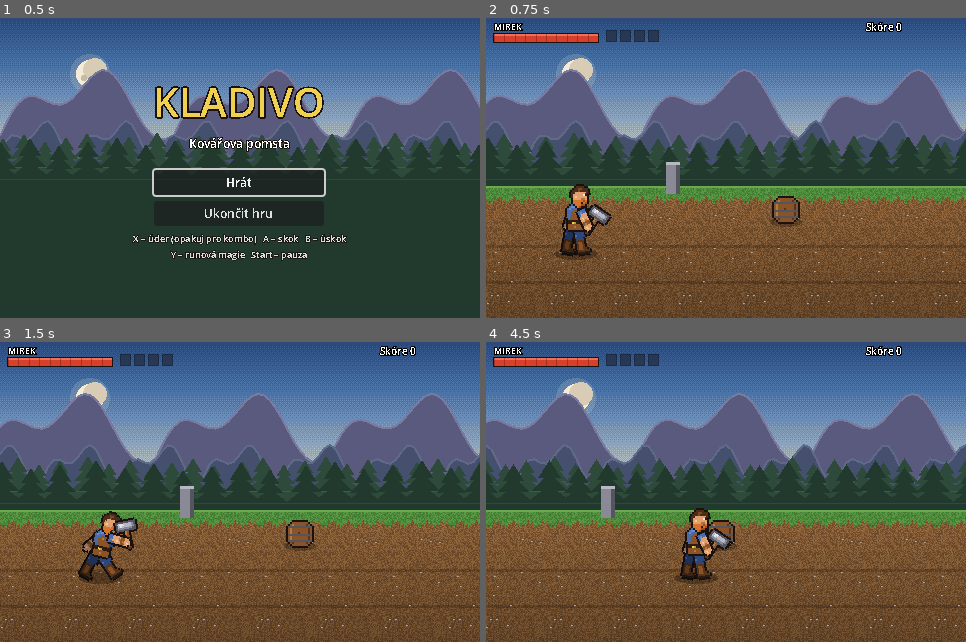
Above: before the commit, frames 1-4 (two rows, left to right).
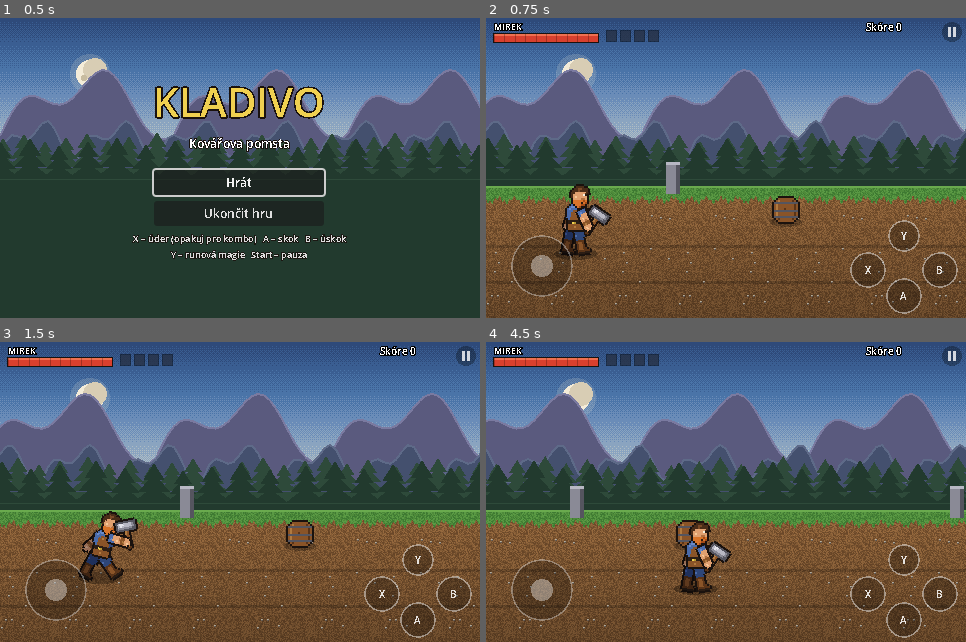
Above: after the commit, the same moments.

Repository: zarybjir/Golden_axe
Game: Godot game, scene res://scenes/main.tscn
The game is run twice, just before and just after one commit, with the same random seed, the same clock (stepped at 60 frames per second) and the same inputs.
Inputs (mouse positions are in pixels of both pictures, inside the frame that each line leads up to):
- Up to frame 1 (0.5 s): no input
- Up to frame 2 (0.75 s): click "Hrát" at 0.5 s
- Up to frame 3 (1.5 s): tap Enter (ui_accept) at 1.25 s; move the mouse to (345, 477) at 1.27 s; hold Right (right) from 1.28 s (still down); tap J (attack) at 1.35 s; click (345, 477) at 1.42 s
- Up to frame 4 (4.5 s): tap K (jump) at 1.52, 1.82 s; tap L (dodge) at 1.55 s; release Right (right) at 2 s; drag from (630, 507) to (702, 552) at 2.02 s; move the mouse to (774, 426) at 2.77 s; hold Right (right) 2.78-3.5 s; tap I (magic) at 2.85 s; tap P at 3.05 s; click "Pokračovat" at 3.5 s; tap Enter (ui_accept) at 4.25 s; drag from (702, 552) to (582, 447) at 4.27 s

Frame 1 is identical in both runs. In frame 2, 3.3% of the frame differs, in the area x 5-100%, y 1-99%; in frame 3, 3.4%; in frame 4, 22%, in the area x 0-100%, y 1-100%.

Commit message:
Webová verze pro mobil s dotykovým ovládáním (GitHub Pages)
Co-Authored-By: Claude Opus 5.5 <noreply@anthropic.com>
Claude-Session: https://claude.ai/code/session_015jCRZS7ASg3pqxo763VEwg

Diff:
--- a/scripts/main.gd
+++ b/scripts/main.gd
@@ -5,6 +5,7 @@
 const HudScript := preload("res://scripts/hud.gd")
 const BackgroundScript := preload("res://scripts/background.gd")
 const Fighter := preload("res://scripts/fighter.gd")
+const TouchScript := preload("res://scripts/touch.gd")
 
 enum State { TITLE, PLAYING, PAUSED, RESULTS }
 
@@ -16,6 +17,7 @@
 var menu: Control = null
 var title_bg: CanvasLayer = null
 var ui_theme: Theme
+var touch: TouchScript = null
 
 var smoke := false
 var smoke_time := 0.0
@@ -45,6 +47,16 @@
 	ui_layer.layer = 10
 	add_child(ui_layer)
 
+	if DisplayServer.is_touchscreen_available():
+		touch = TouchScript.new()
+		touch.setup([
+			{"action": "attack", "label": "X", "offset": Vector2(98, 48), "r": 17.0},
+			{"action": "jump", "label": "A", "offset": Vector2(62, 22), "r": 17.0},
+			{"action": "dodge", "label": "B", "offset": Vector2(26, 48), "r": 17.0},
+			{"action": "magic", "label": "Y", "offset": Vector2(62, 82), "r": 15.0},
+		], true)
+		add_child(touch)
+
 	show_title()
 	if shots_dir != "":
 		_take_shots()
@@ -65,6 +77,7 @@
 # ---------------------------------------------------------------- obrazovky
 
 func show_title() -> void:
+	_set_touch(false)
 	state = State.TITLE
 	get_tree().paused = false
 	_clear_stage()
@@ -91,9 +104,11 @@
 	world.add_child(stage)
 	hud.stage = stage
 	state = State.PLAYING
+	_set_touch(true)
 
 
 func pause() -> void:
+	_set_touch(false)
 	state = State.PAUSED
 	get_tree().paused = true
 	Sfx.play("select")
@@ -109,9 +124,11 @@
 	_close_menu()
 	get_tree().paused = false
 	state = State.PLAYING
+	_set_touch(true)
 
 
 func _on_completed(stats: Dictionary) -> void:
+	_set_touch(false)
 	state = State.RESULTS
 	get_tree().paused = true
 	var secs := int(stats["time"])
@@ -386,3 +403,8 @@
 	var img := get_viewport().get_texture().get_image()
 	img.resize(img.get_width() * 3, img.get_height() * 3, Image.INTERPOLATE_NEAREST)
 	img.save_png(shots_dir.path_join(shot_name + ".png"))
+
+
+func _set_touch(on: bool) -> void:
+	if touch != null:
+		touch.active = on
--- /dev/null
+++ b/scripts/touch.gd
@@ -0,0 +1,161 @@
+extends CanvasLayer
+## Dotykové ovládání pro mobil: virtuální páčka v levé části obrazovky,
+## tlačítka vpravo dole a pauza v pravém horním rohu.
+## Zobrazí se jen na zařízení s dotykovou obrazovkou.
+
+var buttons: Array = []      # [{"action", "label", "offset" (od pravého dolního rohu), "r"}]
+var eight_dir := true        # false = páčka jen doleva/doprava + dolů
+var active := false:
+	set(v):
+		active = v
+		if not v:
+			_release_all()
+		if draw_node != null:
+			draw_node.queue_redraw()
+
+var stick_touch := -1
+var stick_origin := Vector2.ZERO
+var stick_vec := Vector2.ZERO
+var btn_touch := {}
+var draw_node: Node2D
+
+const STICK_R := 26.0
+
+
+func _ready() -> void:
+	layer = 20
+	draw_node = Node2D.new()
+	add_child(draw_node)
+	draw_node.draw.connect(_draw_ui)
+
+
+func setup(btns: Array, eight: bool) -> void:
+	buttons = btns
+	eight_dir = eight
+
+
+func _size() -> Vector2:
+	return get_viewport().get_visible_rect().size
+
+
+func _btn_pos(b: Dictionary) -> Vector2:
+	var off: Vector2 = b["offset"]
+	return _size() - off
+
+
+func _pause_pos() -> Vector2:
+	return Vector2(_size().x - 14.0, 14.0)
+
+
+func _input(event: InputEvent) -> void:
+	if not active:
+		return
+	if event is InputEventScreenTouch:
+		var t := event as InputEventScreenTouch
+		if t.pressed:
+			if t.position.distance_to(_pause_pos()) < 16.0:
+				_tap_pause()
+				return
+			if t.position.x < _size().x * 0.45 and stick_touch == -1:
+				stick_touch = t.index
+				stick_origin = t.position
+				stick_vec = Vector2.ZERO
+				_apply_stick()
+			else:
+				var best := ""
+				var best_d := 1e9
+				for b in buttons:
+					var d := t.position.distance_to(_btn_pos(b))
+					if d < float(b["r"]) * 1.5 and d < best_d:
+						best_d = d
+						best = b["action"]
+				if best != "":
+					btn_touch[t.index] = best
+					Input.action_press(best)
+		else:
+			if t.index == stick_touch:
+				stick_touch = -1
+				stick_vec = Vector2.ZERO
+				_apply_stick()
+			if btn_touch.has(t.index):
+				Input.action_release(btn_touch[t.index])
+				btn_touch.erase(t.index)
+		draw_node.queue_redraw()
+	elif event is InputEventScreenDrag:
+		var dr := event as InputEventScreenDrag
+		if dr.index == stick_touch:
+			var v := (dr.position - stick_origin) / STICK_R
+			if v.length() > 1.0:
+				# Páčka "táhne" střed za prstem, aby se nemusel vracet.
+				stick_origin = dr.position - v.normalized() * STICK_R
+				v = v.normalized()
+			stick_vec = v
+			_apply_stick()
+			draw_node.queue_redraw()
+
+
+func _tap_pause() -> void:
+	var e := InputEventAction.new()
+	e.action = "pause"
+	e.pressed = true
+	Input.parse_input_event(e)
+	var e2 := InputEventAction.new()
+	e2.action = "pause"
+	e2.pressed = false
+	Input.call_deferred("parse_input_event", e2)
+
+
+func _apply_stick() -> void:
+	var v := stick_vec
+	_axis("right", v.x)
+	_axis("left", -v.x)
+	_axis("down", v.y)
+	if eight_dir:
+		_axis("up", -v.y)
+
+
+func _axis(action: String, value: float) -> void:
+	if not InputMap.has_action(action):
+		return
+	if value > 0.3:
+		Input.action_press(action, clampf(value, 0.0, 1.0))
+	else:
+		Input.action_release(action)
+
+
+func _release_all() -> void:
+	stick_touch = -1
+	stick_vec = Vector2.ZERO
+	for a in ["left", "right", "up", "down"]:
+		if InputMap.has_action(a):
+			Input.action_release(a)
+	for k in btn_touch:
+		Input.action_release(btn_touch[k])
+	btn_touch.clear()
+
+
+func _draw_ui() -> void:
+	if not active:
+		return
+	var font := ThemeDB.fallback_font
+	var s := _size()
+	# Páčka
+	var c := stick_origin if stick_touch != -1 else Vector2(56, s.y - 52)
+	draw_node.draw_circle(c, STICK_R + 4.0, Color(0, 0, 0, 0.22))
+	draw_node.draw_arc(c, STICK_R + 4.0, 0.0, TAU, 32, Color(1, 1, 1, 0.35), 1.5)
+	draw_node.draw_circle(c + stick_vec * STICK_R, 11.0, Color(1, 1, 1, 0.38))
+	# Tlačítka
+	for b in buttons:
+		var p := _btn_pos(b)
+		var r: float = b["r"]
+		var held: bool = btn_touch.values().has(b["action"])
+		draw_node.draw_circle(p, r, Color(1, 1, 1, 0.42) if held else Color(0, 0, 0, 0.25))
+		draw_node.draw_arc(p, r, 0.0, TAU, 28, Color(1, 1, 1, 0.45), 1.5)
+		var label: String = b["label"]
+		draw_node.draw_string(font, p + Vector2(-r, 4), label, HORIZONTAL_ALIGNMENT_CENTER, r * 2.0, 10,
+			Color(1, 1, 1, 0.85))
+	# Pauza
+	var pp := _pause_pos()
+	draw_node.draw_circle(pp, 10.0, Color(0, 0, 0, 0.3))
+	draw_node.draw_rect(Rect2(pp + Vector2(-4, -5), Vector2(3, 10)), Color(1, 1, 1, 0.8))
+	draw_node.draw_rect(Rect2(pp + Vector2(1, -5), Vector2(3, 10)), Color(1, 1, 1, 0.8))
Not shown, changed: export_presets.cfg
